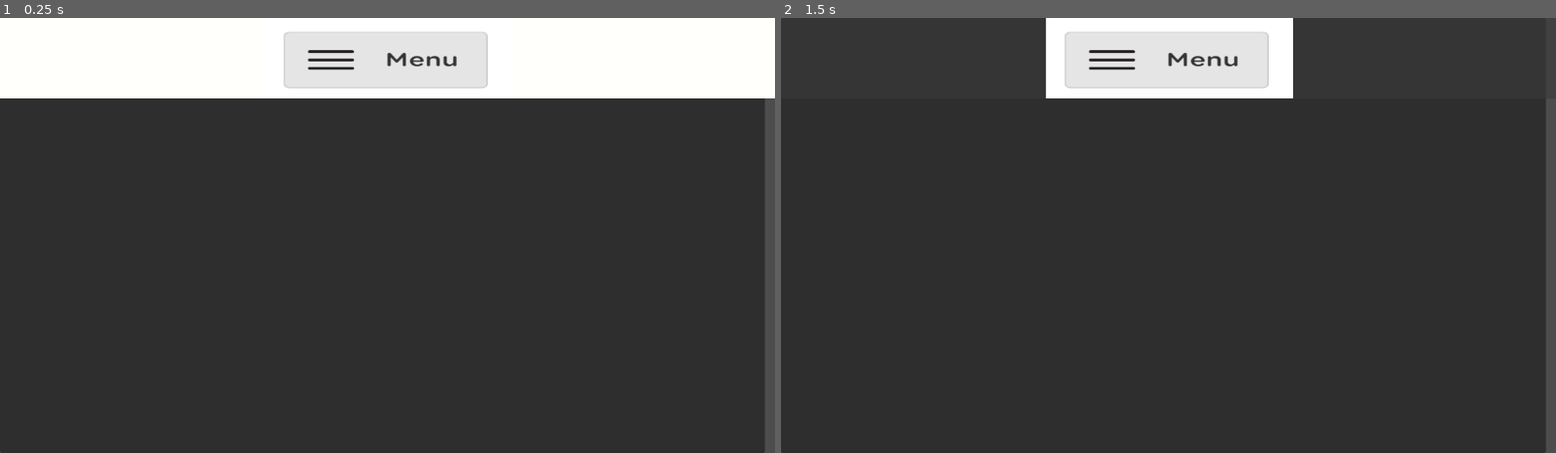
Above: before the commit, frames 1-2 (left to right).
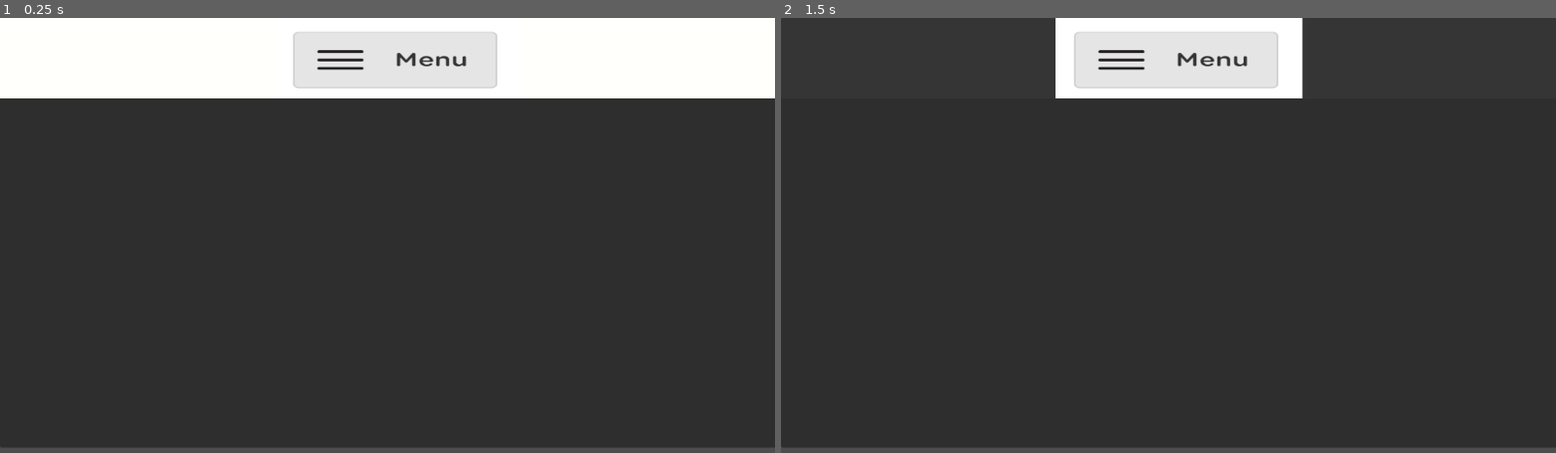
Above: after the commit, the same moments.

Repository: MV1312/labor_protection
Game: Godot game, scene res://scripts/main.tscn
The game is run twice, just before and just after one commit, with the same random seed, the same clock (stepped at 60 frames per second) and the same inputs. Before the commit the project starts from res://scenes/main.tscn.
Inputs (mouse positions are in pixels of both pictures, inside the frame that each line leads up to; where the layout moved, square brackets give the same spot in the first picture):
- Up to frame 1 (0.25 s): no input
- Up to frame 2 (1.5 s): click (1176, 57) [1168, 57] at 0.5 s; click (1176, 57) [1168, 57] at 1.25 s

The runs differ from the first frame. In frame 1, 2.6% of the frame differs, in the area x 0-100%, y 3-100%; in frame 2, 3.1%, in the area x 0-100%, y 0-100%.

Commit message:
A script has been added, and a list of questions has been created in it.

Diff:
--- a/project.godot
+++ b/project.godot
@@ -11,7 +11,7 @@
 [application]
 
 config/name="OT"
-run/main_scene="res://scenes/main.tscn"
+run/main_scene="res://scripts/main.tscn"
 config/features=PackedStringArray("4.6", "Mobile")
 config/icon="res://icon.svg"
 
--- /dev/null
+++ b/scenes/main.gd
@@ -0,0 +1,3 @@
+extends Control
+
+var tickets =
--- a/scenes/main.tscn
+++ b/scripts/main.tscn
@@ -14,14 +14,16 @@
 anchor_bottom = 0.98800004
 offset_right = 0.17590332
 offset_bottom = -0.22399902
+metadata/_edit_lock_ = true
 
 [node name="ScrollContainer" type="ScrollContainer" parent="." unique_id=1077808367]
 layout_mode = 1
-anchors_preset = -1
-anchor_right = 0.99000007
-anchor_bottom = 0.994
-offset_right = -0.3400879
-offset_bottom = -0.16003418
+anchors_preset = 15
+anchor_right = 1.0
+anchor_bottom = 1.0
+grow_horizontal = 2
+grow_vertical = 2
+metadata/_edit_lock_ = true
 
 [node name="VBoxContainer" type="VBoxContainer" parent="ScrollContainer" unique_id=1590031518]
 layout_mode = 2
@@ -29,11 +31,11 @@
 
 [node name="Panel" type="Panel" parent="." unique_id=1889348023]
 layout_mode = 1
-anchors_preset = -1
-anchor_right = 0.98300004
+anchors_preset = 15
+anchor_right = 1.0
 anchor_bottom = 1.0
-offset_right = -9.178101
-offset_bottom = 8.0
+grow_horizontal = 2
+grow_vertical = 2
 metadata/_edit_lock_ = true
 
 [node name="Label" type="Label" parent="Panel" unique_id=847432160]
@@ -45,6 +47,7 @@
 offset_top = -0.06400299
 offset_right = 11.0
 offset_bottom = 0.2399292
+metadata/_edit_lock_ = true
 
 [node name="Button" type="Button" parent="Panel" unique_id=1090580016]
 layout_mode = 1
@@ -59,3 +62,4 @@
 theme_override_styles/pressed_mirrored = SubResource("StyleBoxFlat_0wfyh")
 icon = ExtResource("1_o5qli")
 icon_alignment = 1
+metadata/_edit_lock_ = true
Not shown, added: scenes/main.gd.uid
Not shown, changed: .nomedia
